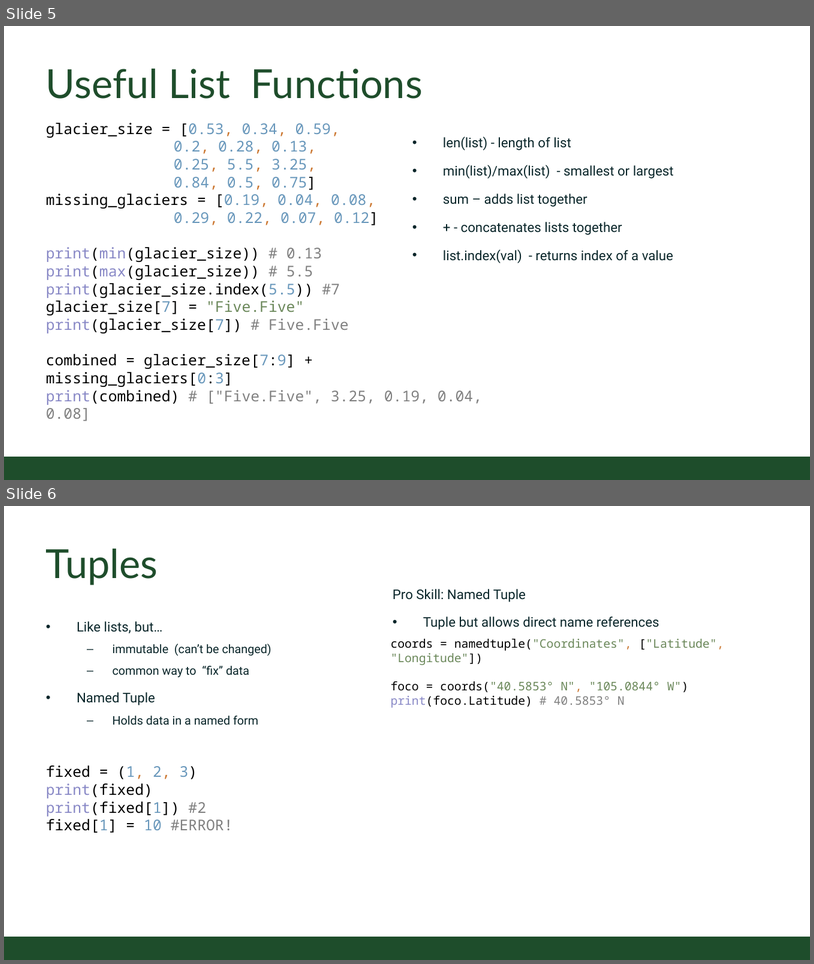
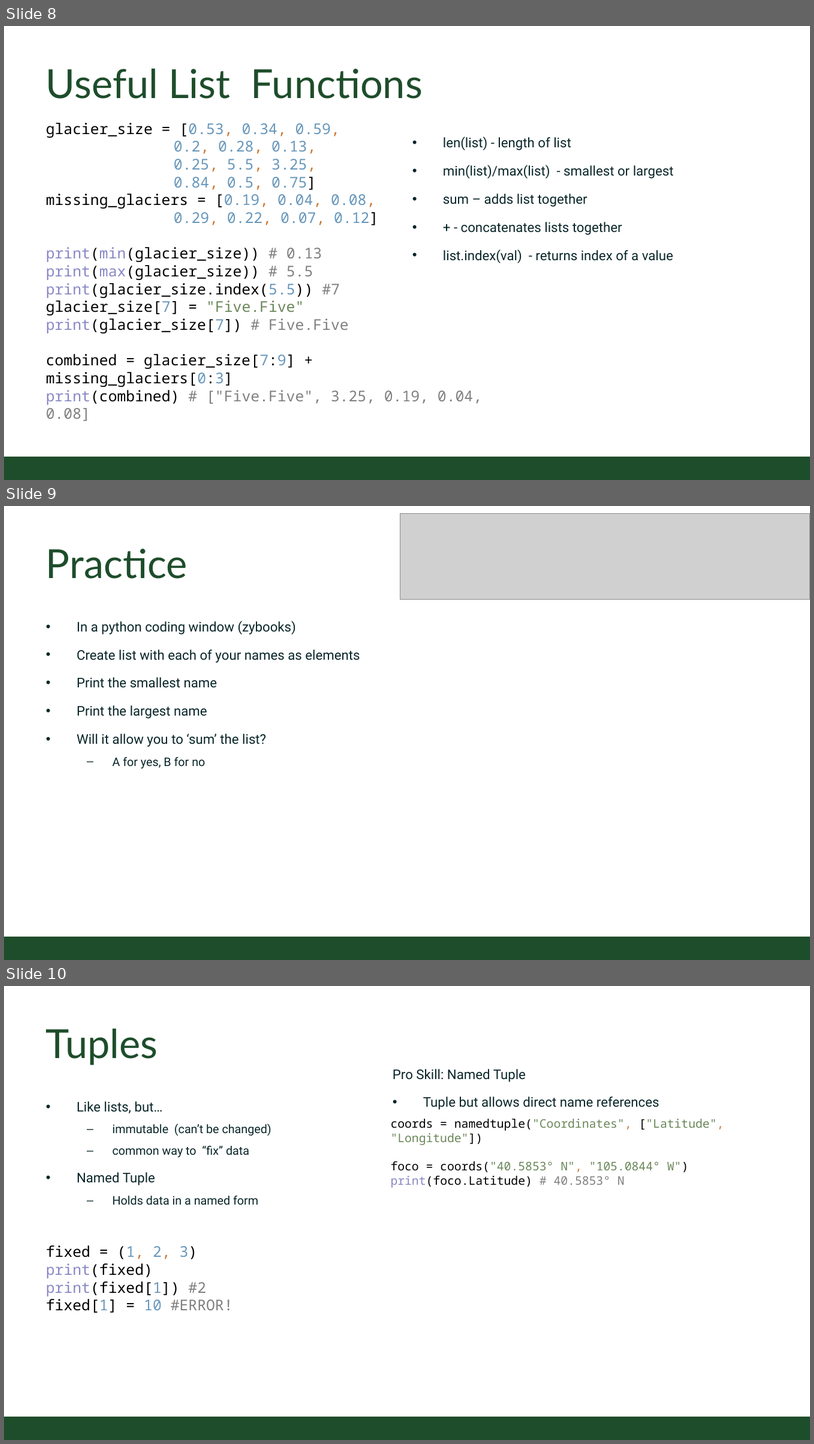
Before and after one commit to CSU-CS150B/handouts, a slide deck: Slides/On-Campus/06_01_ListsAndLoops.pptx. Shown one above the other, each under a label of ours: slides 5 and 6 before the commit, slides 8, 9 and 10 after it. The pictures are 814x964 and 814x1444 pixels, drawn with LibreOffice and Linux fonts; fonts in the diff are those of the drawing; grey boxes stand for pictures; background and template pictures are left out. Boxes give left, top, right and bottom in pixels: in the first picture for what was removed or moved away, otherwise in the second. Text is boxed around its words. In the diff, an @@ line names an element or a change of style, - is before the commit and + after.

```diff
--- a/Slides/On-Campus/06_01_ListsAndLoops.pptx
+++ b/Slides/On-Campus/06_01_ListsAndLoops.pptx
@@ slide 9 added at box(4, 506, 810, 960), background #FFFFFF; not listed: 1 template element that a slide beside it also shows @@
@@ picture added at box(401, 513, 810, 600) @@
@@ title added at box(46, 549, 188, 579), 54 pt, text #1E4D2B @@
+Practice
@@ text added at box(77, 621, 360, 769), 18 pt, text #092529 @@
+• In a python coding window (zybooks)
+• Create list with each of your names as elements
+• Print the smallest name
+• Print the largest name
+• Will it allow you to ‘sum’ the list?
+  – A for yes, B for no
@@ what was slide 5 is now slide 8 @@
@@ what was slide 6 is now slide 10 @@
```
Also in this commit, not shown: 3 slides changed, 4 other slides added.
